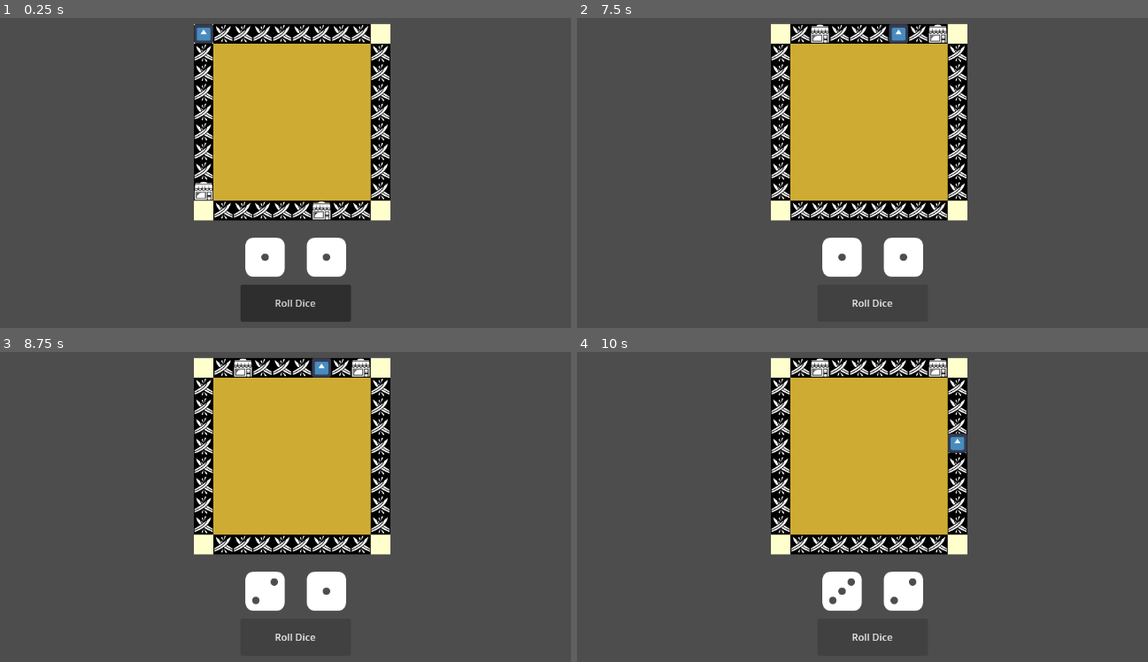
Above: before the commit, frames 1-4 (two rows, left to right).
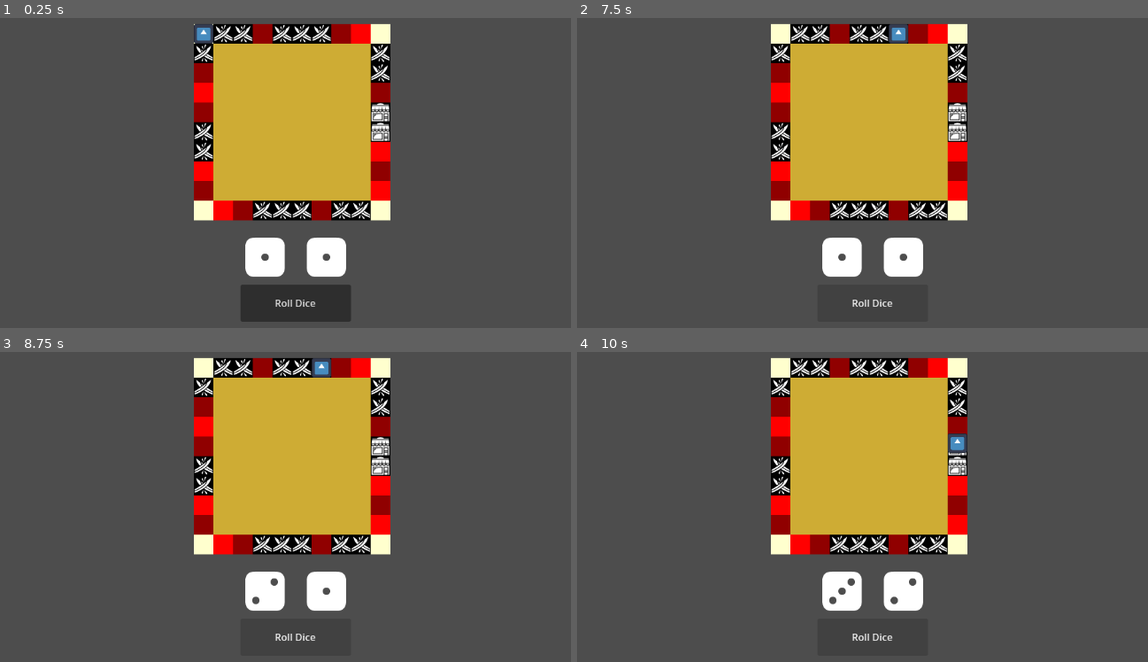
Above: after the commit, the same moments.

Repository: pescmy/HeRoll
Game: Godot game, scene res://scene/game.tscn
Two runs of this game, one before a commit and one after it. Both use one fixed random seed, a clock stepped at 60 frames per second and the inputs below. The engine's default icon, where the game draws it, is replaced by a stand-in: a white triangle on a blue panel in a dark square.
Inputs:
- Up to frame 1 (0.25 s): no input
- Up to frame 2 (7.5 s): click "Roll Dice" at 0.5 s; click "Roll Dice" at 1.25 s; click "Roll Dice" at 2 s; tap Enter (ui_accept) at 2.75, 3.02, 5.75, 6.02, 6.5, 7.25 s; hold R (Roll Dice) 2.78-3.5 s; click "Attack" at 3.5 s; click "Attack" at 4.25 s; click "Attack" at 5 s; tap R (Roll Dice) at 5.85, 7.35 s; hold R (Roll Dice) 6.53-7.28 s
- Up to frame 3 (8.75 s): tap Enter (ui_accept) at 7.52, 8.27 s; hold R (Roll Dice) from 8.03 s (still down)
- Up to frame 4 (10 s): release R (Roll Dice) at 8.78 s; tap R (Roll Dice) at 8.85 s; tap Enter (ui_accept) at 9.02 s; hold R (Roll Dice) from 9.53 s (still down)

The runs differ from the first frame. In frame 1, 3.7% of the frame differs, in the area x 33-69%, y 1-66%; in frame 2, 3.9%; in frame 3, 3.9%; in frame 4, 3.7%.

Commit message:
bug fix - stopped board reloading after leaving combat and correct tile icons to match tile type

Diff:
--- a/scripts/board_icons.gd
+++ b/scripts/board_icons.gd
@@ -16,6 +16,7 @@
 	generate_icons()
 
 func generate_icons() -> void:
+	print("🗺️ Generating icons, tile_types: ", GameData.tile_types)
 	var positions = get_tile_positions()
 
 	for index in GameData.tile_types:
@@ -45,3 +46,10 @@
 		positions.append(board_offset + Vector2(0, row * tile_size))
 
 	return positions
+
+func refresh() -> void:
+	# Clear existing icons
+	for child in get_children():
+		child.queue_free()
+	# Regenerate
+	generate_icons()
--- a/scripts/game.gd
+++ b/scripts/game.gd
@@ -4,10 +4,9 @@
 @onready var player: Node2D = $Player
 @onready var dice = $DiceContainer
 @onready var board = $GameBoard
+var board_generated: bool = false
 
 func _ready() -> void:
-	GameData.generate_board()
-
 	print("Game scene ready!")
 	# You can do any setup here if needed
 	# For example: set starting player stats, equipment, etc.
--- a/scripts/game_data.gd
+++ b/scripts/game_data.gd
@@ -2,7 +2,7 @@
 
 var player_tile_index: int = 0
 
-var tile_combat: int = 30
+var tile_combat: int = 15
 var tile_shop: int = 2
 
 var current_enemy_data: Array[EnemyData] = []
@@ -11,11 +11,14 @@
 var player_gold: int = 0
 var player_current_health: int = -1
 
+var board_generated: bool = false
 
 var loop_count: int = 0
 
 func _ready() -> void:
-	generate_board()
+	if not board_generated:
+		generate_board()
+		board_generated = true
 
 func generate_board() -> void:
 	tile_types.clear()
@@ -45,3 +48,5 @@
 	# Rest are safe
 	for i in range(tile_combat + tile_shop, pool.size()):
 		tile_types[pool[i]] = "safe"
+
+	board_generated = true
--- a/scripts/player_movement.gd
+++ b/scripts/player_movement.gd
@@ -75,7 +75,7 @@
 
 		player_index = next_index
 		move_queue.append(board_positions[player_index])
-		print("📍 Queuing move to position %d: %s" % [player_index, board_positions[player_index]])
+		#print("📍 Queuing move to position %d: %s" % [player_index, board_positions[player_index]])
 
 	if not moving:
 		_process_next_move()
@@ -101,6 +101,8 @@
 
 func _on_passed_start() -> void:
 	GameData.loop_count += 1
+	GameData.generate_board()
+	get_tree().get_root().get_node("Game/GameBoard/BoardIcons").refresh()
 	print("🏁 Passed start tile — choose a bonus!")
 	get_tree().get_root().get_node("Game/StartTileUI").show_choices()
 
